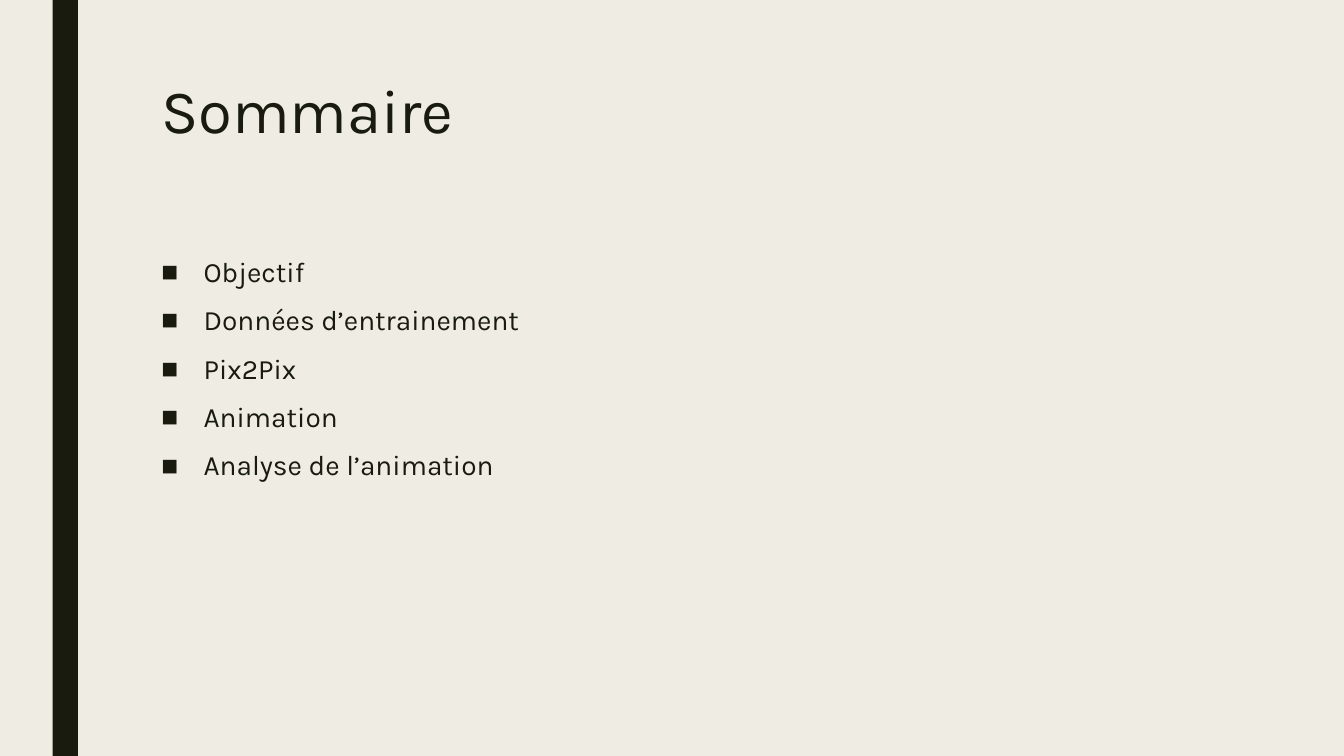
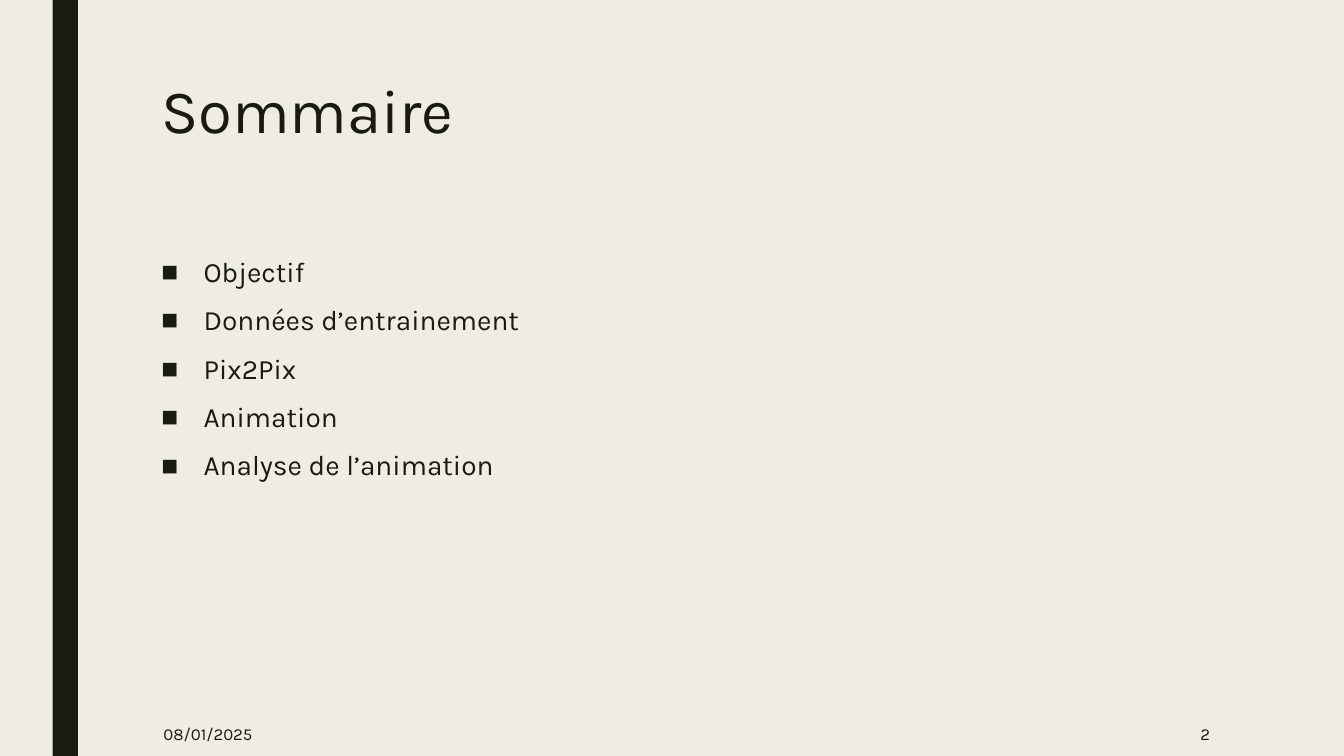
Before and after one commit to MathieuSuchet/5ANIM, a slide deck: slide 2 of 5ANIM – Animations numériques.pptx. Drawn at 1344x756 pixels with LibreOffice and Linux fonts; fonts in the diff are those of the drawing. Boxes give left, top, right and bottom in pixels: in the first picture for what was removed or moved away, otherwise in the second. Text is boxed around its words. In the diff, an @@ line names an element or a change of style, - is before the commit and + after.

```diff
--- a/5ANIM – Animations numériques.pptx
+++ b/5ANIM – Animations numériques.pptx
@@ text added at box(163, 727, 252, 741), 12 pt, text #191B0E @@
+08/01/2025
@@ page number added at box(1200, 729, 1210, 740), 12 pt, text #191B0E @@
+2
```
Also in this commit, not shown: 7 other slides changed, 5 other files.
